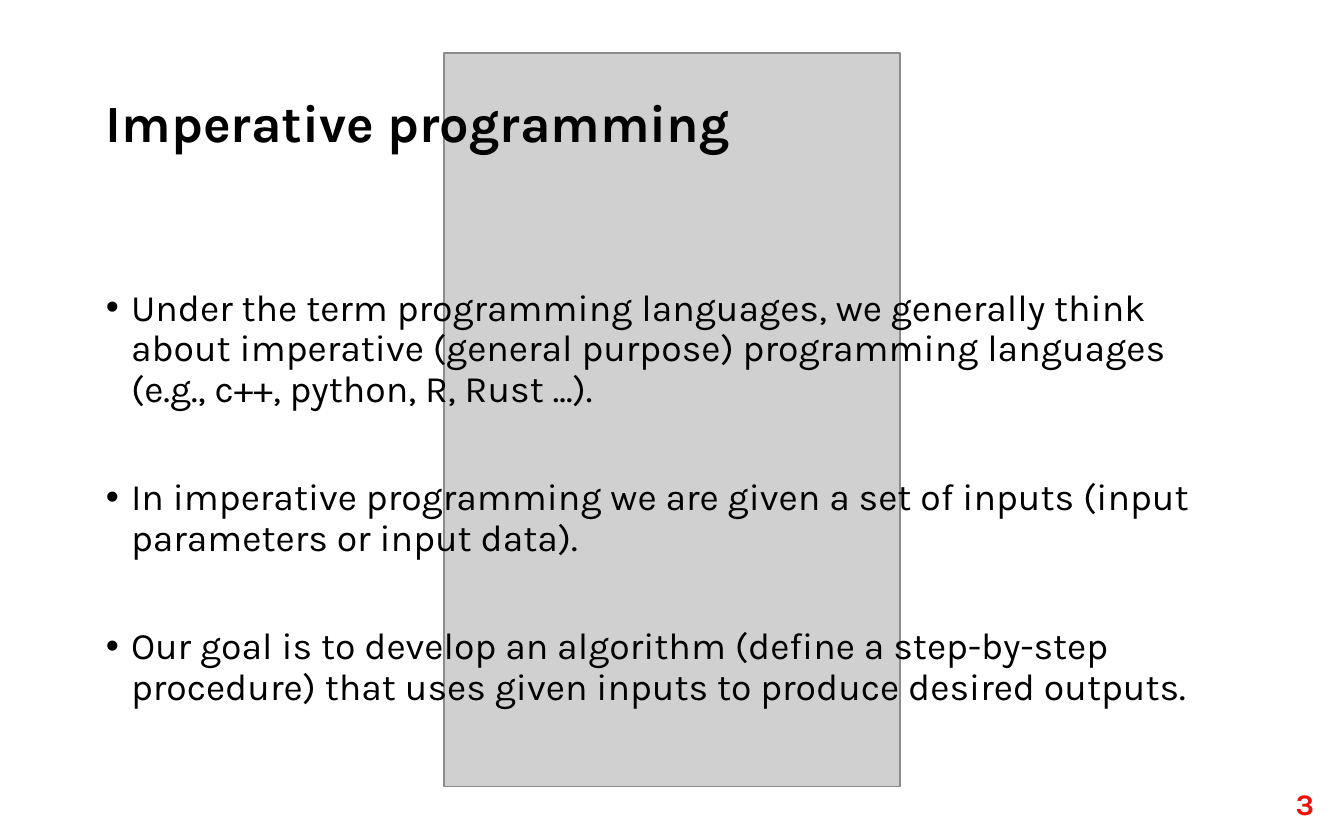
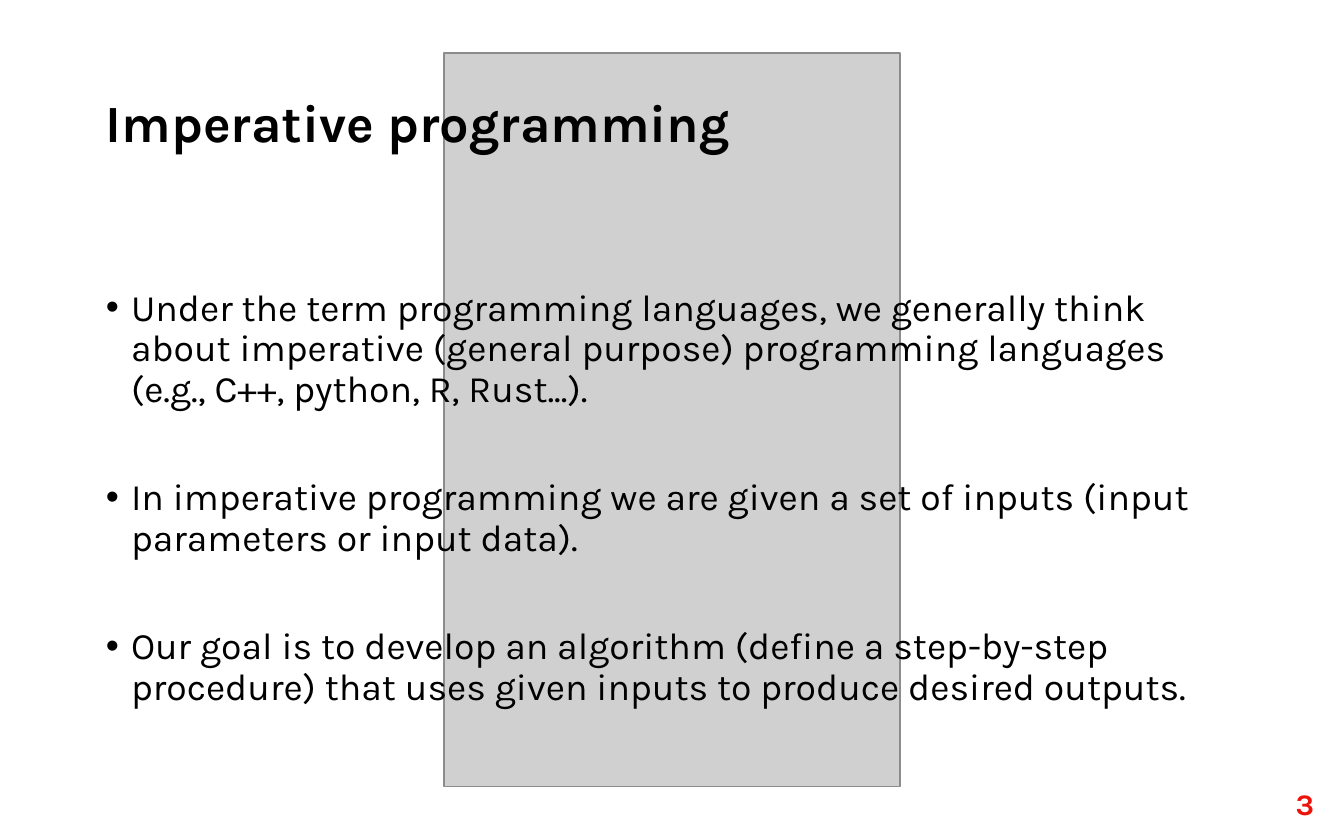
Before and after one commit to fri-datascience/course_bs, a slide deck: slide 3 of session_03_probabilistic_programming/probabilistic_programming.pptx. Drawn at 1344x840 pixels with LibreOffice and Linux fonts; fonts in the diff are those of the drawing; grey boxes stand for pictures. Boxes give left, top, right and bottom in pixels: in the first picture for what was removed or moved away, otherwise in the second. Text is boxed around its words. In the diff, an @@ line names an element or a change of style, - is before the commit and + after.

```diff
--- a/session_03_probabilistic_programming/probabilistic_programming.pptx
+++ b/session_03_probabilistic_programming/probabilistic_programming.pptx
@@ text at (131,287,1165,412): text changed @@
-• Under the term programming languages, we generally think about imperative (general purpose) programming languages (e.g., c++, python, R, Rust ...).
+• Under the term programming languages, we generally think about imperative (general purpose) programming languages (e.g., C++, python, R, Rust...).
```
Also in this commit, not shown: 2 other slides changed, 1 other file.
